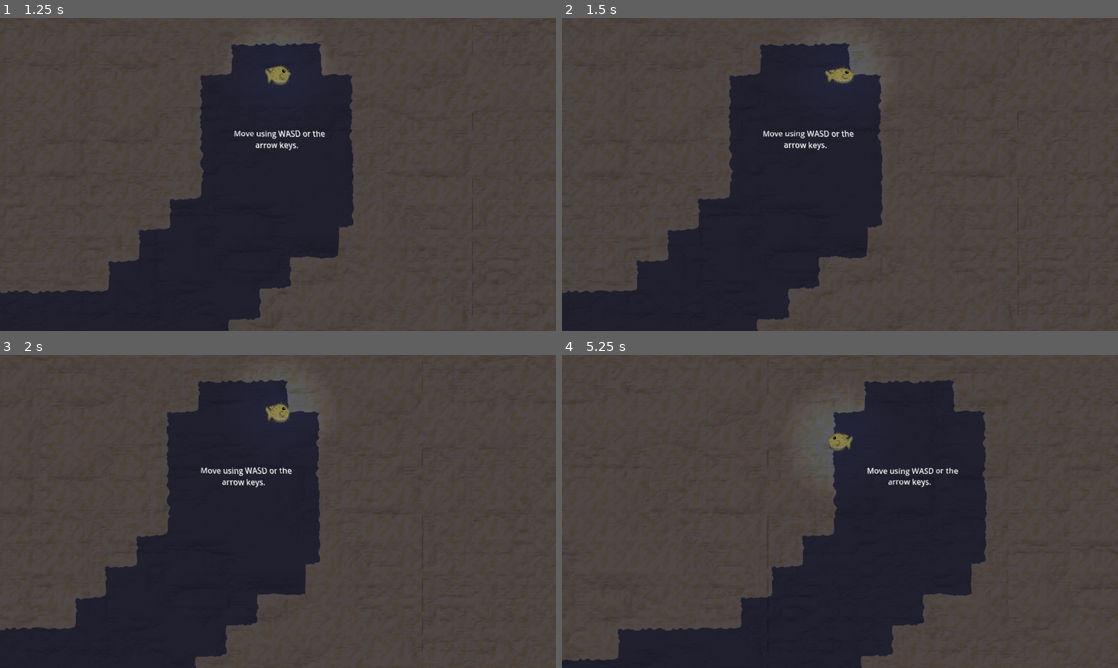
Above: before the commit, frames 1-4 (two rows, left to right).
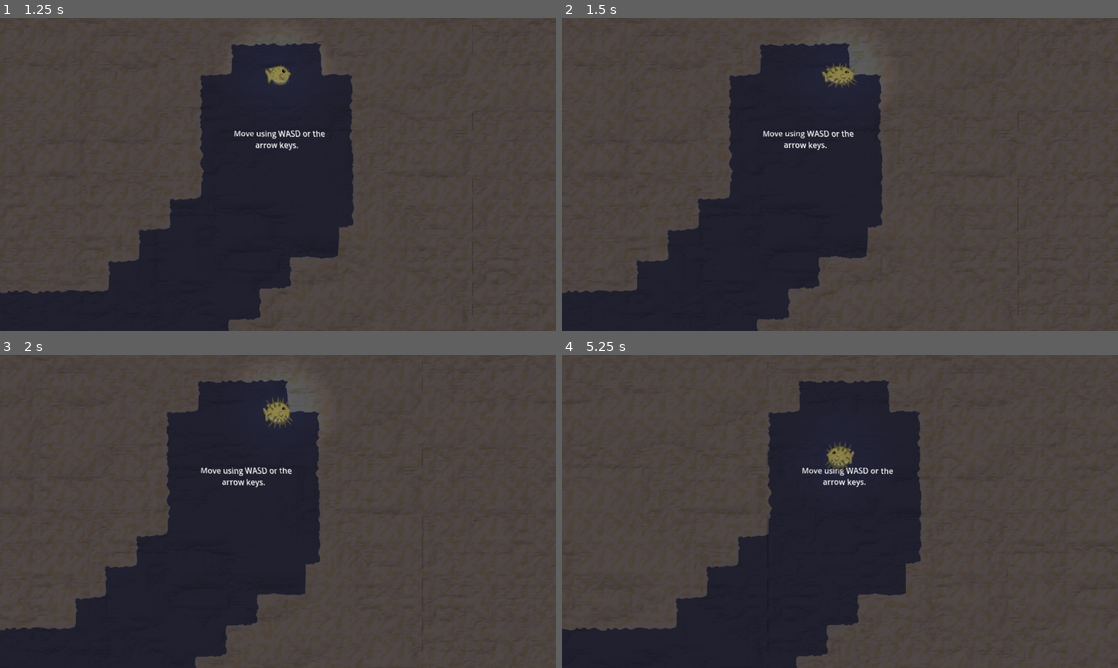
Above: after the commit, the same moments.

Repository: Chestrade/pixel-jam-2024
Game: Godot game, scene res://Scenes/main_menu.tscn
Two runs of this game, one before a commit and one after it. Both use one fixed random seed, a clock stepped at 60 frames per second and the inputs below.
Inputs (mouse positions are in pixels of both pictures, inside the frame that each line leads up to):
- Up to frame 1 (1.25 s): click "Play" at 0.5 s
- Up to frame 2 (1.5 s): tap Space (inflate) at 1.25 s; move the mouse to (962, 158) at 1.27 s; hold Right (swim_right) from 1.28 s (still down); hold Shift (dash) from 1.28 s (still down)
- Up to frame 3 (2 s): keep holding Right (swim_right); keep holding Shift (dash)
- Up to frame 4 (5.25 s): tap Space (inflate) at 2, 2.1, 2.75, 3.5, 4.25 s; move the mouse to (728, 527) at 2.02 s; release Right (swim_right) at 2.03 s; release Shift (dash) at 2.03 s; hold Down (swim_down) 2.03-2.78 s; move the mouse to (895, 442) at 2.77 s; hold Right (swim_right) 2.78-3.53 s; hold J 2.78-3.53 s; move the mouse to (812, 574) at 3.52 s; hold W (swim_up) 3.53-4.28 s; tap Shift (dash) at 3.6 s; move the mouse to (1006, 558) at 4.27 s; hold Space (inflate) 4.28-5.03 s; hold Left (swim_left) from 4.28 s (still down); move the mouse to (673, 464) at 5.02 s; tap J at 5.1 s

Frame 1 is identical in both runs. In frame 2, 0.2% of the frame differs, in the area x 46-53%, y 14-23%; in frame 3, 0.2%; in frame 4, 22%, in the area x 0-77%, y 8-100%.

Commit message:
Pufferfish anims in script

Diff:
--- a/Scripts/player_blowfish.gd
+++ b/Scripts/player_blowfish.gd
@@ -25,6 +25,8 @@
 func _ready() -> void:
 	screen_size = get_viewport_rect().size
 	health = 100
+	$AnimatedSprite2D.animation = "default"
+	_animated_sprite.play("default")
 
 func _physics_process(delta: float) -> void:
 	get_input()
@@ -79,7 +81,6 @@
 	   !Input.is_action_pressed("swim_left") and \
 	   !Input.is_action_pressed("swim_right"):
 		is_move_input_received = false
-		_animated_sprite.play("default")
 
 		if $SinkTimer.is_stopped():
 			$SinkTimer.start()
